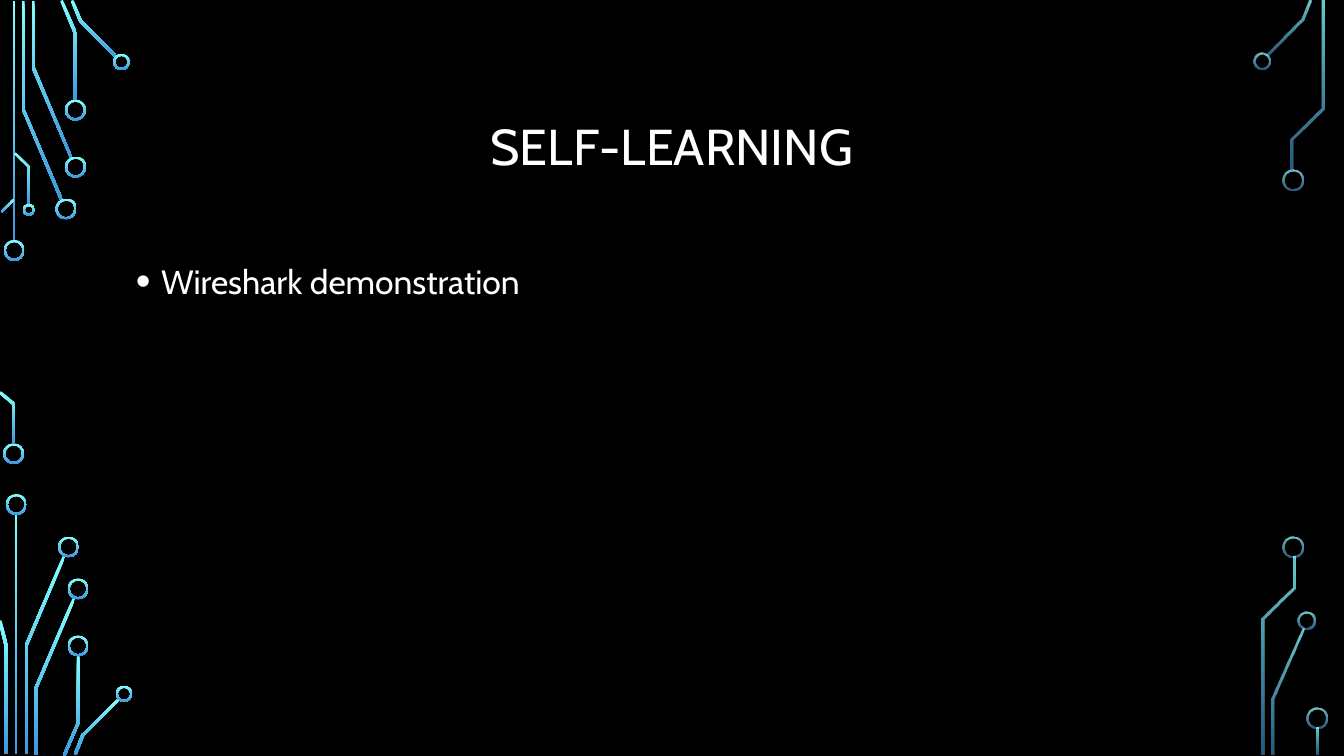
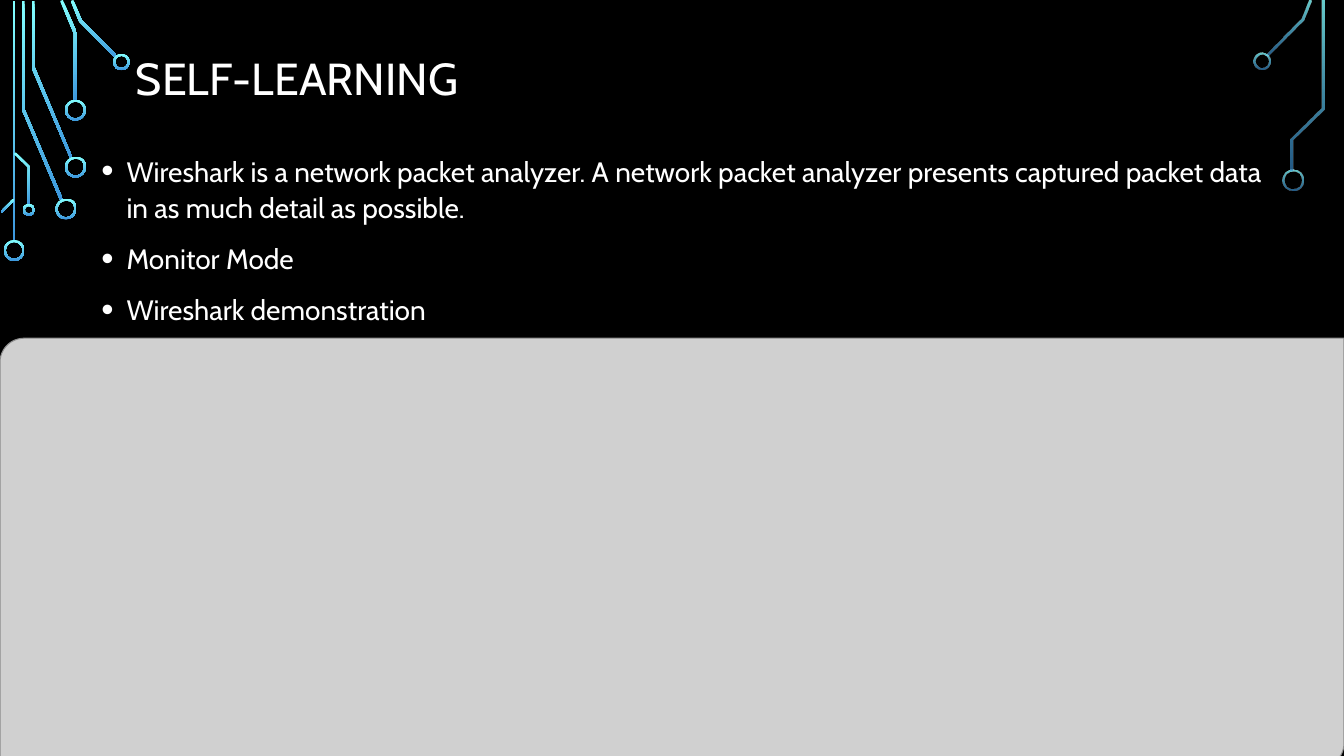
Before and after one commit to Johnferguson1440/Class12Capstone, a slide deck: slide 6 of Capstone presentation.pptx (slide 5 before the commit). Drawn at 1344x756 pixels with LibreOffice and Linux fonts; fonts in the diff are those of the drawing; grey boxes stand for pictures; background and template pictures are left out. Boxes give left, top, right and bottom in pixels: in the first picture for what was removed or moved away, otherwise in the second. Text is boxed around its words. In the diff, an @@ line names an element or a change of style, - is before the commit and + after.

```diff
--- a/Capstone presentation.pptx
+++ b/Capstone presentation.pptx
@@ title "SELF-LEARNING" moved from (x1=491, y1=129, x2=854, y2=166) to (x1=136, y1=63, x2=458, y2=96) @@
@@ title "SELF-LEARNING" at (x1=136, y1=63, x2=458, y2=96): size 36 to 32 pt; alignment centre to left @@
@@ text "Wireshark is a network packet ..." moved from (x1=161, y1=268, x2=520, y2=295) to (x1=127, y1=161, x2=1262, y2=321) @@
@@ text at (x1=127, y1=161, x2=1262, y2=270): paragraphs added @@
+• Wireshark is a network packet analyzer. A network packet analyzer presents captured packet data in as much detail as possible.
+• Monitor Mode
@@ text at (x1=127, y1=299, x2=426, y2=321): size 24 to 20 pt in "Wireshark demonstration"; line spacing 1.2 to 1.1 @@
@@ picture added at (x1=0, y1=339, x2=1344, y2=756) @@
```
Also in this commit, not shown: 1 slide added.
